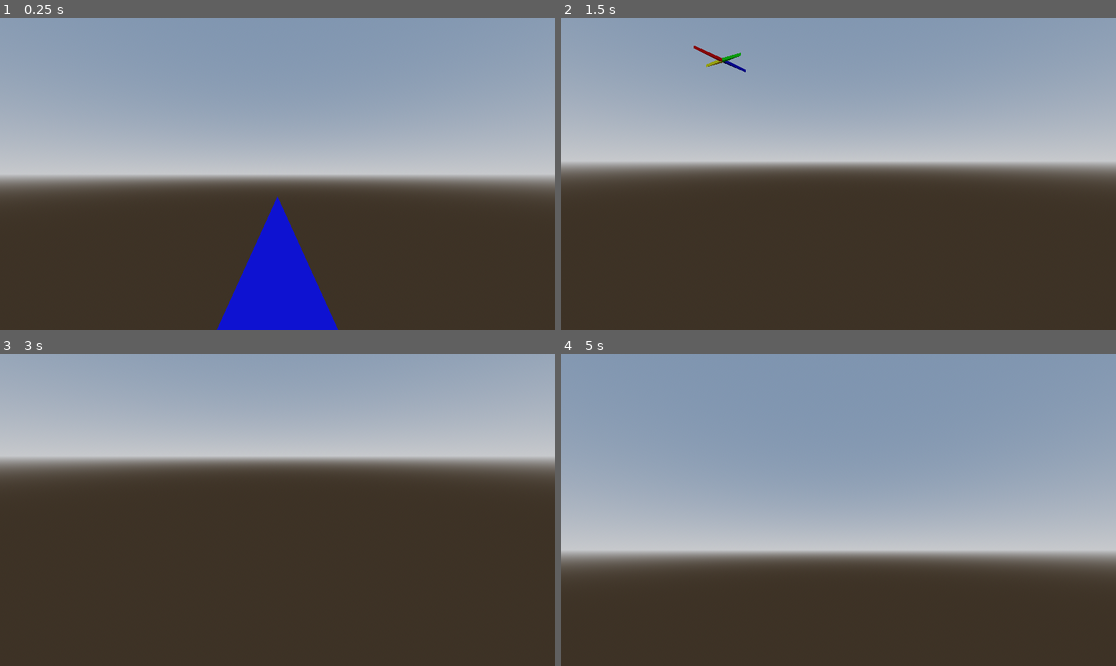
Above: before the commit, frames 1-4 (two rows, left to right).
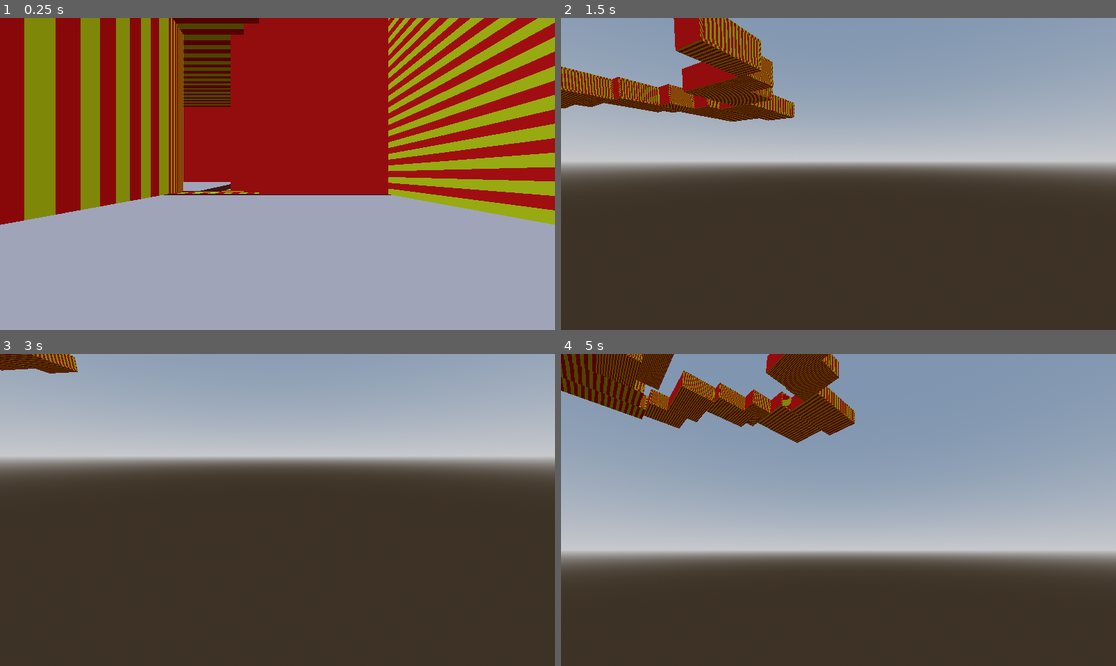
Above: after the commit, the same moments.

Repository: c-dantinne/procgen
Game: Godot game, scene res://Scenes/main.tscn
Same seed, same stepped clock (60 frames per second), same inputs: the game is played once before the commit and once after it.
Inputs (mouse positions are in pixels of both pictures, inside the frame that each line leads up to):
- Up to frame 1 (0.25 s): no input
- Up to frame 2 (1.5 s): tap Enter at 0.5 s; move the mouse to (960, 158) at 0.52 s; hold D (right) 0.53-1.28 s; hold Ctrl (crouch) 0.53-1.28 s; click (960, 158) at 0.67 s; tap Space (jump) at 0.77, 1.25 s; move the mouse to (727, 189) at 1.27 s; hold S (back) from 1.28 s (still down); tap Ctrl (crouch) at 1.35 s
- Up to frame 3 (3 s): tap Space (jump) at 1.52 s; move the mouse to (333, 441) at 2.02 s; release S (back) at 2.03 s; hold D (right) 2.03-2.78 s; hold Ctrl (crouch) 2.03-2.78 s; move the mouse to (249, 572) at 2.77 s; hold W (forward) from 2.78 s (still down); tap Ctrl (crouch) at 2.85 s; click (249, 572) at 2.92 s
- Up to frame 4 (5 s): tap Space (jump) at 3.02, 3.77, 4.52 s; move the mouse to (1005, 556) at 3.52 s; release W (forward) at 3.53 s; hold Ctrl (crouch) 3.53-4.28 s; hold A (left) from 3.53 s (still down); tap Enter at 4.25 s; move the mouse to (672, 463) at 4.27 s; tap Ctrl (crouch) at 4.35 s

The runs differ from the first frame. In frame 1, 100% of the frame differs, in the area x 0-100%, y 0-100%; in frame 2, 7.1%; in frame 3, 0.7%; in frame 4, 8.6%.
Error before the commit: Parse Error: Identifier "outer_min" not declared in the current scope. (res://Scripts/generate_world.gd:708)

Commit message:
Working but buggy door generation

Diff:
--- a/the-backrooms-vagabond/Scenes/brush.gd
+++ b/the-backrooms-vagabond/Scenes/brush.gd
@@ -9,5 +9,5 @@
 # neighbors that touch this brush.
 # set is_connected to true if a door connects the two.
 # dir_to_neighbor is the vector direction to that neighbor from Brush
-# format: [{ neighbor : Brush, is_connected : Bool, dir_to_neighbor : Vector3i}, dir_to_neighbor]
+# format: [{ neighbor : Brush, is_connected : Bool, dir_to_neighbor : Vector3i}]
 var neighbors : Array[Dictionary] = []
--- a/the-backrooms-vagabond/Scenes/main.tscn
+++ b/the-backrooms-vagabond/Scenes/main.tscn
@@ -36,13 +36,6 @@
 
 [node name="World" type="Node" parent="."]
 script = ExtResource("1_hix2k")
-perimeter_width = null
-perimeter_length = null
-perimeter_buffer = null
-min_room_size = null
-max_room_size = null
-min_doorway_size = null
-min_surface_area = null
 
 [node name="Lights" type="Node3D" parent="."]
 transform = Transform3D(1, 0, 0, 0, -0.162241, 0.986751, 0, -0.986751, -0.162241, 0, 4.42285, 0)
--- a/the-backrooms-vagabond/Scripts/generate_world.gd
+++ b/the-backrooms-vagabond/Scripts/generate_world.gd
@@ -5,8 +5,8 @@
 
 const floor_scene = preload("res://Scenes/brush.tscn")
 
-@export var perimeter_width : int = 1000
-@export var perimeter_length : int = 1000
+@export var perimeter_width : int = 4000
+@export var perimeter_length : int = 4000
 @export var perimeter_buffer : int = 100
 
 @export var min_room_size : int = 10
@@ -16,7 +16,7 @@
 #@export var min_hallway_length = 500
 #@export var max_hallway_length = 500
 @export var min_doorway_size : int = 5
-@export var min_surface_area : int = 100
+@export var min_surface_area : int = 5000
 
 const NORTH := Vector3i(0, 0, 1)
 const EAST := Vector3i(1, 0, 0)
@@ -26,7 +26,7 @@
 const WALL_HEIGHT = 10
 const EPSILON : float = 0.000001
 
-var world_seed : int = 1124
+var world_seed : int = 2002
 
 var floor_brushes : Array[Brush] = []
 var wall_brushes : Array[Node3D] = []
@@ -58,6 +58,7 @@
 	#test_set_brush_position()
 	#test_get_overlapping_brush()
 	#test_is_adjacent_space_available()
+	#test_create_doorway()
 
 	get_tree().root.get_node("Main").get_node("Player").position = floor_brushes[0].position
 
@@ -353,12 +354,16 @@
 
 func make_world() -> void:
 	# 1. Pick a random point within the inner perimeter.
+	# 2. Generate a rectangular floor with a random size between min and max.
+	# 3. If floor overlaps perimeter, shrink that side to fix.
+	# 5. Generate another rectangular floor. 70% probability of being a hallway, 30% being a room.
+	# 6. Shrink new room if overlapping perimeter or another floor.
+	# 7. Check if we are at minimum surface area. If so, proceed to generate walls.
+	# 8. Else, repeat floor generation.
 	var starting_point := Vector3i(rand_range(perimeter_buffer, inner_perimeter_width), 0, rand_range(perimeter_buffer, inner_perimeter_length))
-	# 2. Generate a rectangular floor with a random size between min and max.
 	var instance = floor_scene.instantiate()
 	add_child(instance)
 	var floor_size = Vector3i(rand_range(min_room_size, max_room_size), 1, rand_range(min_room_size, max_room_size))
-	# 3. If floor overlaps perimeter, shrink that side to fix.
 	if starting_point.x + floor_size.x > perimeter_width:
 		floor_size.x = perimeter_width - starting_point.x
 	if starting_point.y + floor_size.y > perimeter_width:
@@ -392,13 +397,11 @@
 			if current_brush_index < 0:
 				#printerr("ERROR: No adjacent space available before minimum surface area reached. Seed: " + str(seed))
 				return
-		# 5. Generate another rectangular floor. 70% probability of being a hallway, 30% being a room.
-		# 6. Shrink new room if overlapping perimeter or another floor.
-		# 7. Check if we are at minimum surface area. If so, proceed to generate walls.
-		# 8. Else, repeat floor generation.
+
 	generate_ceilings()
 	generate_walls()
 	get_neighbors_for_all_brushes()
+	create_doorways_full()
 
 func is_adjacent_space_available(current_brush: Node3D, direction: Vector3i) -> bool:
 	var z = get_brush_position(current_brush).z
@@ -599,14 +602,29 @@
 	pass
 
 func create_doorways_full():
-	#check if room has doors already
-	#if not, create one
-	#then check other walls where rooms touch but have no connections
-	#50% chance of adding a door there
 	for brush in floor_brushes:
 		for neighbor in brush.neighbors:
 			if not neighbor["is_connected"]:
 				create_doorway(brush, neighbor)
+
+func test_create_doorway():
+	var a = floor_scene.instantiate()
+	add_child(a)
+	a.scale = Vector3(20, 1, 30)
+	set_brush_position(a, Vector3(40, 0, 40))
+	floor_brushes.append(a)
+	a.name = "Brush a"
+	var b = floor_scene.instantiate()
+	add_child(b)
+	b.scale = Vector3(20, 1, 10)
+	set_brush_position(b, Vector3(30, 0, 30))
+	floor_brushes.append(b)
+	b.name = "Brush b"
+
+	generate_ceilings()
+	generate_walls()
+	get_neighbors_for_all_brushes()
+	create_doorways_full()
 
 func create_doorway(brush : Brush, neighbor : Dictionary):
 	var other_brush_neighbors = neighbor["neighbor"].neighbors
@@ -625,9 +643,6 @@
 	var doorway_size
 	var remaining_space
 	var offset
-	var new_wall = floor_scene.instantiate()
-	add_child(new_wall)
-	brush.walls_n.append(new_wall)
 	match neighbor["dir_to_neighbor"]:
 		#the inner_min and inner_max are the shortest distance between a.x1 - a.x2, b.x1 - b.x2, a.x1 - b.x2, a.x2 - b.x1
 		NORTH, SOUTH:
@@ -655,77 +670,96 @@
 			elif m == abs(brush_pos.z - (other_pos.z + other_scale.z)):
 				inner_min = brush_pos.z
 				inner_max = (other_pos.z + other_scale.z)
+			else:
+				inner_min = other_pos.z
+				inner_max = (brush_pos.z + brush.scale.z)
 		_:
 			printerr("Invalid dir_to_neighbor!")
 
 	# Calculate door positions
 	doorway_size = rand_range(min_doorway_size, inner_max - inner_min)
 	remaining_space = inner_max - inner_min - doorway_size
-	offset = rand_range(0, remaining_space)
+	#if remaining_space <= 0:
+		#remaining_space = 0
+		#offset = 0
+	#else:
+		#offset = rand_range(1, remaining_space)
+	offset = rand_range(1, remaining_space)
 	doorway_min = inner_min + offset
 	doorway_max = inner_max - (remaining_space - offset)
 
-	# Get correct wall to split TODO - what about scenario where two neighbors are adjacent? need to think it through, maybe write test
-	var existing_walls
-	var wall_to_split
-	match neighbor["dir_to_neighbor"]:
-		NORTH:
-			existing_walls = brush.walls_n
-		EAST:
-			existing_walls = brush.walls_e
-		SOUTH:
-			existing_walls = brush.walls_s
-		WEST:
-			existing_walls = brush.walls_w
-	for wall in existing_walls:
-		var wall_pos = get_brush_position(wall)
-		match neighbor["dir_to_neighbor"]:
+	for i in range(2):
+		#repeat wall splitting on neighbor brush, simply reverse the direction
+		var current_neighbor
+		var current_brush
+		var new_wall = floor_scene.instantiate()
+		add_child(new_wall)
+		if i == 0:
+			current_neighbor = neighbor
+			current_brush = brush
+		else:
+			current_neighbor = corresponding_neighbor
+			current_brush = neighbor["neighbor"]
+
+		# Get correct wall to split TODO - what about scenario where two neighbors are adjacent? need to think it through, maybe write test
+		var existing_walls
+		var wall_to_split = null
+		match current_neighbor["dir_to_neighbor"]:
+			NORTH:
+				existing_walls = current_brush.walls_n
+				current_brush.walls_n.append(new_wall)
+			EAST:
+				existing_walls = current_brush.walls_e
+				current_brush.walls_n.append(new_wall)
+			SOUTH:
+				existing_walls = current_brush.walls_s
+				current_brush.walls_n.append(new_wall)
+			WEST:
+				existing_walls = current_brush.walls_w
+				current_brush.walls_n.append(new_wall)
+
+		if existing_walls.size() > 1:
+			for wall in existing_walls:
+				var wall_pos = get_brush_position(wall)
+				match current_neighbor["dir_to_neighbor"]:
+					NORTH, SOUTH:
+						if wall_pos.x <= inner_min && wall_pos.x + wall.scale.x >= inner_max:
+							wall_to_split = wall
+					EAST, WEST:
+						if wall_pos.z <= inner_min && wall_pos.z + wall.scale.z >= inner_max:
+							wall_to_split = wall
+		else:
+			wall_to_split = existing_walls[0]
+
+		assert(wall_to_split != null)
+
+		#Split the wall in two,
+		var wall_prev_pos = get_brush_position(wall_to_split)
+		var wall_prev_size = wall_to_split.scale
+		var old_wall_new_pos = wall_prev_pos
+		new_wall.scale = wall_to_split.scale
+		set_brush_position(new_wall, wall_prev_pos)
+		new_wall.name = wall_to_split.name + " NEW"
+		match current_neighbor["dir_to_neighbor"]:
 			NORTH, SOUTH:
-				if wall_pos.x <= inner_min && wall_pos.x + wall.scale.x >= inner_max:
-					wall_to_split = wall
-			EAST, WEST:
-				if wall_pos.z <= inner_min && wall_pos.z + wall.scale.z >= inner_max:
-					wall_to_split = wall
-
-	var wall_prev_pos = wall_to_split.position
-	var wall_prev_size = wall_to_split.scale
-	match neighbor["dir_to_neighbor"]:
-		NORTH:
-			new_wall.scale = wall_to_split.scale
-			set_brush_position(new_wall, wall_to_split.position)
-
-			#good here... are you sure????
-			wall_to_split.scale = abs((wall_prev_pos.x + wall_prev_size.x) - doorway_max)
-			new_wall.scale.x = doorway_min - wall_prev_pos.x
-
-			set_brush_position(wall_to_split, (wall_prev_pos.x + wall_prev_size.x) - doorway_max)
-
-			new_wall.scale.x = inner_max - doorway_max
-			new_wall.position.x = doorway_max
-		EAST:
-			new_wall.scale = brush.walls_e[0].scale
-			set_brush_position(new_wall, brush.walls_e[0].position)
-			brush.walls_e[0].scale.z = doorway_min - outer_min
-			brush.walls_e[0].position.z = outer_min
-			new_wall.scale.z = inner_max - doorway_max
-			new_wall.position.z = doorway_max
-		SOUTH:
-			new_wall.scale = brush.walls_s[0].scale
-			set_brush_position(new_wall, brush.walls_s[0].position)
-			brush.walls_s[0].scale.x = doorway_min - outer_min
-			brush.walls_s[0].position.x = outer_min
-			new_wall.scale.x = inner_max - doorway_max
-			new_wall.position.x = doorway_max
-		WEST:
-			new_wall.scale = brush.walls_w[0].scale
-			set_brush_position(new_wall, brush.walls_w[0].position)
-			brush.walls_w[0].scale.z = doorway_min - outer_min
-			brush.walls_w[0].position.z = outer_min
-			new_wall.scale.z = inner_max - doorway_max
-			new_wall.position.z = doorway_max
-			brush.walls_w.append #oh no what do we do when there's multiple connections to one side
-
-	#repeat wall splitting on neighbor brush
+				#if abs((wall_prev_pos.x + wall_prev_size.x) - doorway_max) < EPSILON:
+					#wall_to_split.queue_free() #only necessary if doorway_min/max offsets are 0
+				#else:
+				#if doorway_min - wall_prev_pos.x < EPSILON:
+				wall_to_split.scale.x = (wall_prev_pos.x + wall_prev_size.x) - doorway_max
+				old_wall_new_pos.x = doorway_max
+				set_brush_position(wall_to_split, old_wall_new_pos)
+
+				new_wall.scale.x = doorway_min - wall_prev_pos.x
+				set_brush_position(new_wall, wall_prev_pos)
+			EAST ,WEST:
+				wall_to_split.scale.z = (wall_prev_pos.z + wall_prev_size.z) - doorway_max
+				old_wall_new_pos.z = doorway_max
+				set_brush_position(wall_to_split, old_wall_new_pos)
+
+				new_wall.scale.z = doorway_min - wall_prev_pos.z
+				set_brush_position(new_wall, wall_prev_pos)
+		current_neighbor["is_connected"] = true
 
 
 
@@ -745,6 +779,7 @@
 					pos.z += brush.scale.z - 1
 					set_brush_position(wall, pos)
 					brush.walls_n.append(wall)
+					wall.name = brush.name + " North Wall"
 				EAST:
 					wall.scale.x = 1
 					wall.scale.y = WALL_HEIGHT
@@ -755,6 +790,7 @@
 					pos.x += brush.scale.x - 1
 					set_brush_position(wall, pos)
 					brush.walls_e.append(wall)
+					wall.name = brush.name + " East Wall"
 				SOUTH:
 					wall.scale.x = brush.scale.x
 					wall.scale.y = WALL_HEIGHT
@@ -763,6 +799,7 @@
 					pos.y += 1
 					set_brush_position(wall, pos)
 					brush.walls_s.append(wall)
+					wall.name = brush.name + " South Wall"
 				WEST:
 					wall.scale.x = 1
 					wall.scale.y = WALL_HEIGHT
@@ -772,6 +809,7 @@
 					pos.y += 1
 					set_brush_position(wall, pos)
 					brush.walls_w.append(wall)
+					wall.name = brush.name + " West Wall"
 
 func get_neighbors_for_all_brushes():
 	var pos
@@ -825,4 +863,7 @@
 
 func rand_range(n_min, n_max):
 	#print(str(n_min) + ", " + str(n_max))
+	#n_min inclusive, n_max exclusive
+	if n_min == n_max:
+		return n_min
 	return (randi() % (int(n_max) - int(n_min))) + int(n_min)
